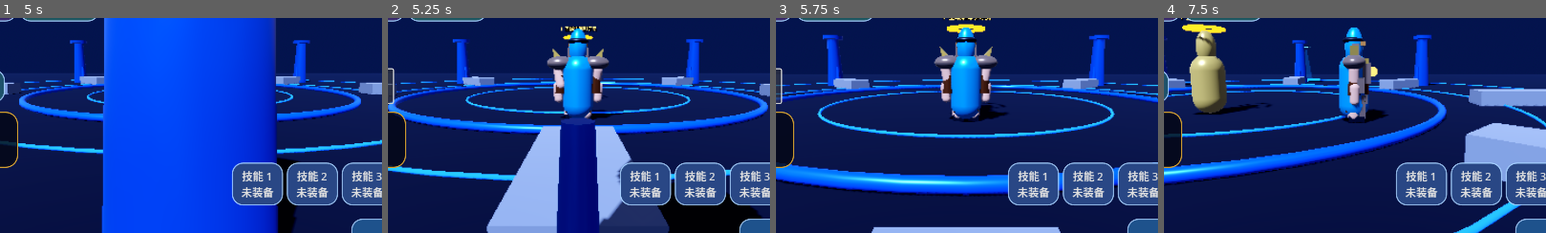
Above: before the commit, frames 1-4 (left to right).
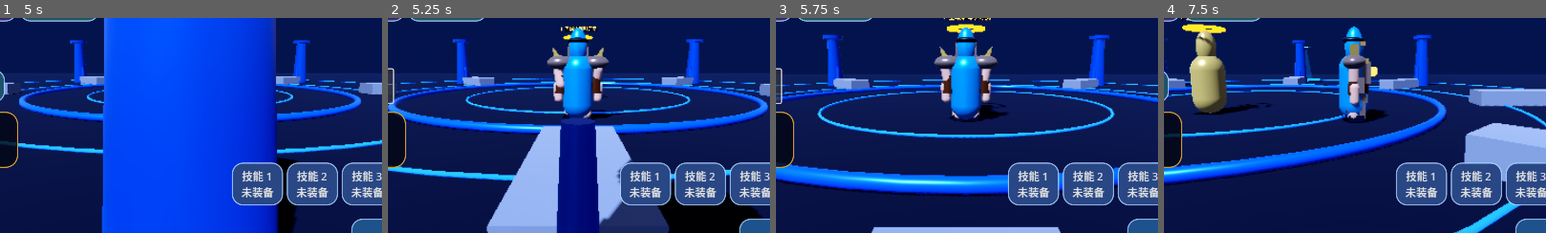
Above: after the commit, the same moments.

Repository: Qazwesrd/Saint-Seiya-Universe-War
Game: Godot game, scene res://scenes/main_menu.tscn
Same seed, same stepped clock (60 frames per second), same inputs: the game is played once before the commit and once after it.
Inputs (mouse positions are % of the whole screen's width and height, from its top left):
- Up to frame 1 (5 s): click "开始新游戏 / 新建存档" at 0.5 s; click "开始新游戏 / 新建存档" at 1.25 s; click "继续游戏 / 存档管理" at 2 s; click "游戏设置" at 2.75 s; click "读取" at 3.5 s; click "交谈 / 接任务" at 4.25 s
- Up to frame 2 (5.25 s): click "任务导航" at 5 s
- Up to frame 3 (5.75 s): no input
- Up to frame 4 (7.5 s): tap Enter (ui_accept) at 5.75, 6.02 s; move the mouse to (72, 45) at 5.77 s; hold Right (ui_right) 5.78-6.5 s; click (72, 45) at 5.92 s; drag from (30, 55) to (45, 70) at 6.52 s; click "传送" at 7.25 s
The pictures show only the part of the screen within x 25-75%, y 29-79%; the shares and areas given below are measured in that part.

Frame 1 is identical in both runs. In frame 2, 0.3% of the frame differs, in the area x 41-57%, y 4-48%; in frame 3, 0.1%; in frame 4, 0.2%.

Commit message:
Add subtle idle breathing and cosmos armor pulse to player animation

Diff:
--- a/game/scripts/player.gd
+++ b/game/scripts/player.gd
@@ -195,9 +195,13 @@
     var planar_speed := Vector2(velocity.x, velocity.z).length()
     var movement_ratio := clampf(planar_speed / 7.0, 0.0, 1.0)
     var clock := float(Time.get_ticks_msec()) * 0.012
-    var bob := sin(clock) * 0.035 * movement_ratio
+    var idle_breath := sin(clock * 0.72) * 0.012
+    var bob := idle_breath + sin(clock) * 0.035 * movement_ratio
     if tenkishi_flight_active:
         bob += sin(clock * 0.72) * 0.045
+    if is_instance_valid(body_mat):
+        var breath_glow := 0.92 + (sin(clock * 0.72) * 0.5 + 0.5) * 0.12
+        body_mat.emission = armor_base_color * 0.035 * breath_glow
     visual_root.position.y = lerpf(visual_root.position.y, bob, minf(1.0, delta * 9.0))
     var wing_motion := sin(clock * (1.35 if tenkishi_flight_active else 0.82)) * (0.16 + movement_ratio * 0.18)
     if tenkishi_flight_active:
